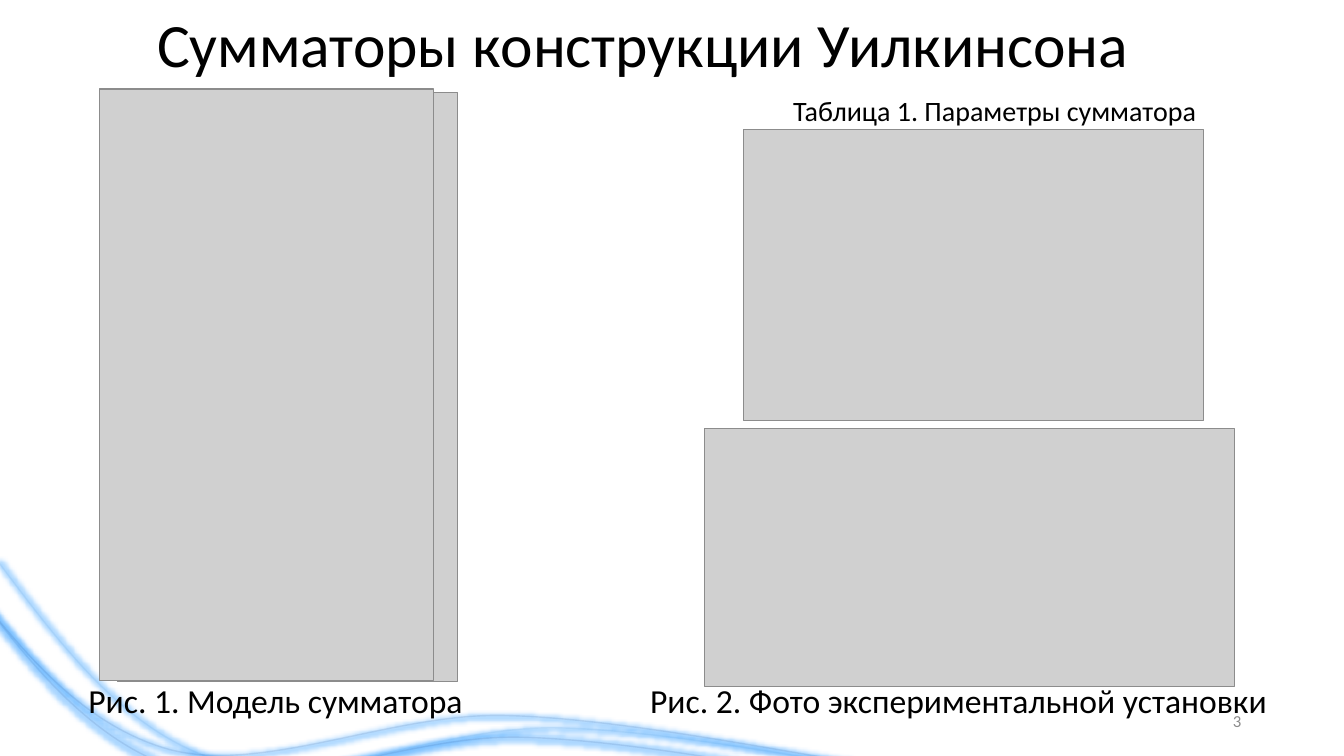
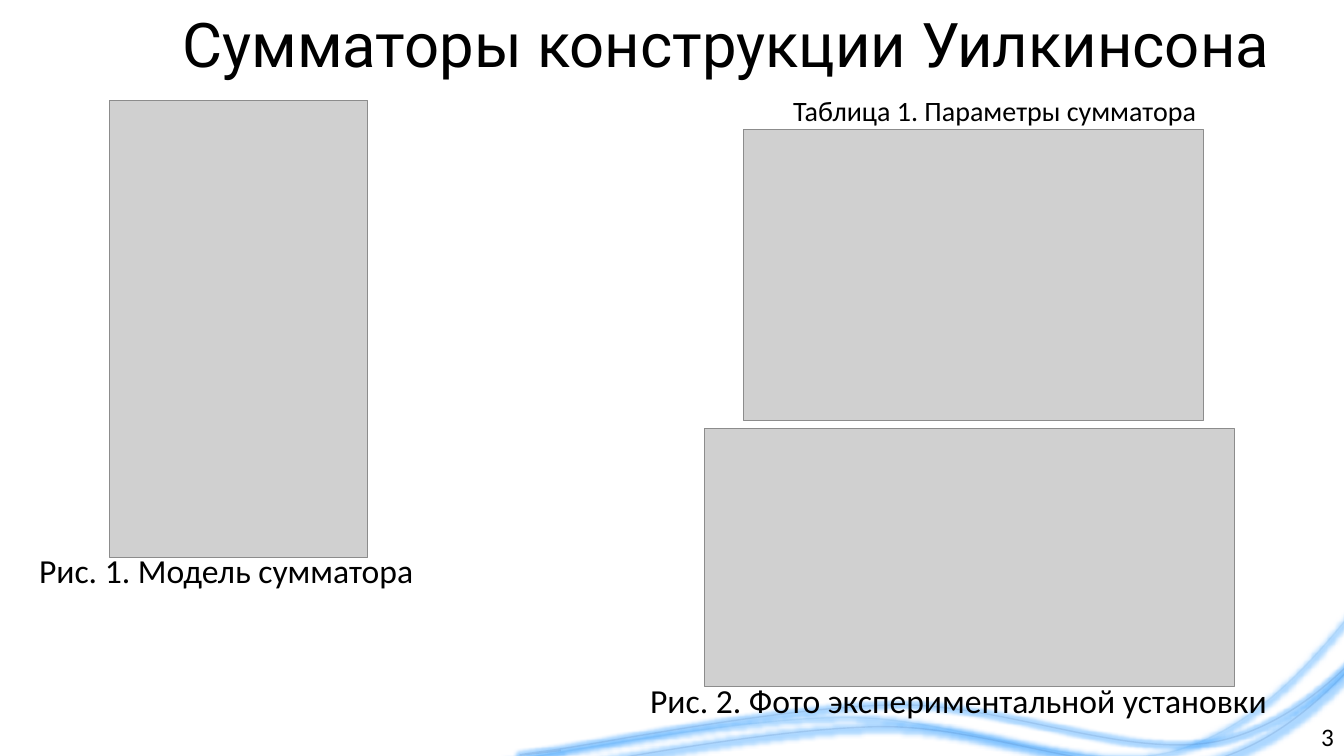
Before and after one commit to liveinscarlet/Study, a slide deck: slide 3 of Диссертация и предзащита/Презентация для предзащиты.pptx. Drawn at 1344x756 pixels with LibreOffice and Linux fonts; fonts in the diff are those of the drawing; grey boxes stand for pictures; background and template pictures are left out. Boxes give left, top, right and bottom in pixels: in the first picture for what was removed or moved away, otherwise in the second. Text is boxed around its words. In the diff, an @@ line names an element or a change of style, - is before the commit and + after.

```diff
--- a/Диссертация и предзащита/Презентация для предзащиты.pptx
+++ b/Диссертация и предзащита/Презентация для предзащиты.pptx
@@ title "Сумматоры конструкции Уилкинсона" at box(182, 22, 1269, 80): font Calibri to Roboto; alignment left to centre @@
@@ picture: place and size @@
-picture at box(100, 89, 434, 680)
+picture at box(110, 100, 368, 558)
@@ picture removed at box(117, 93, 458, 683) @@
@@ freeform shape: place and size @@
-freeform shape at box(0, 549, 877, 756)
+freeform shape at box(520, 538, 1344, 755)
@@ text "Рис. 1. Модель сумматора": place and size @@
-text "Рис. 1. Модель сумматора" at box(88, 686, 463, 722)
+text "Рис. 1. Модель сумматора" at box(39, 556, 413, 589)
@@ freeform shape: place and size @@
-freeform shape at box(0, 562, 932, 756)
+freeform shape at box(466, 551, 1344, 756)
@@ freeform shape: place and size @@
-freeform shape at box(0, 571, 893, 756)
+freeform shape at box(503, 561, 1344, 756)
@@ page number: place and size @@
-page number at box(1233, 716, 1241, 727)
+page number at box(1321, 729, 1334, 746)
@@ page number at box(1321, 729, 1334, 746): size 12 to 18 pt, text colour #8C8C8C to #000000 @@
```
Also in this commit, not shown: 14 other slides changed, 1 slide added, 1 slide removed, 2 other files.
